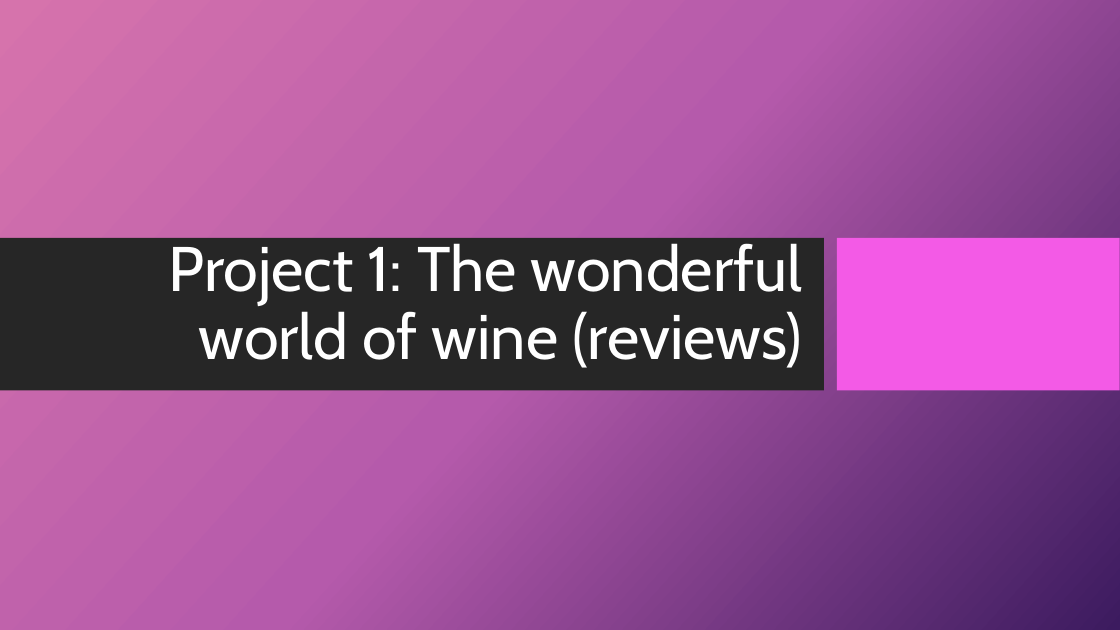
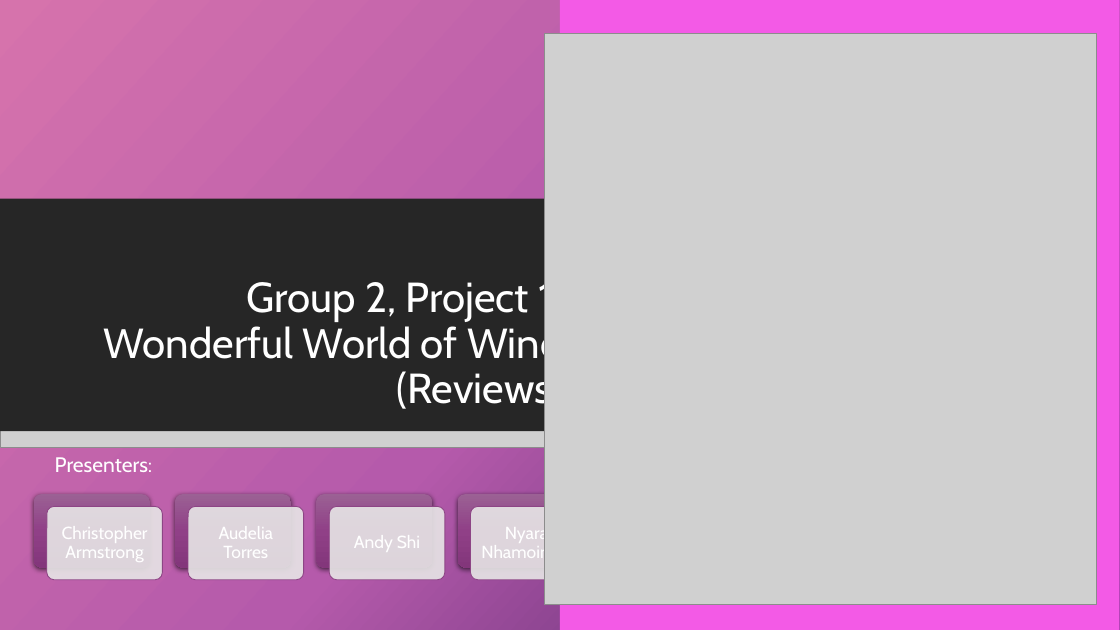
Before and after one commit to 4Reference/Project1, a slide deck: slide 1 of Data Science_Project 1_Group2.pptx. Drawn at 1120x630 pixels with LibreOffice and Linux fonts; fonts in the diff are those of the drawing; grey boxes stand for pictures; background and template pictures are left out. Boxes give left, top, right and bottom in pixels: in the first picture for what was removed or moved away, otherwise in the second. Text is boxed around its words. In the diff, an @@ line names an element or a change of style, - is before the commit and + after.

```diff
--- a/Data Science_Project 1_Group2.pptx
+++ b/Data Science_Project 1_Group2.pptx
@@ rectangle added at (0, 0, 1120, 630), fill gradient #D774AD to #B55CAB to #3E1C5F @@
@@ rectangle added at (560, 0, 1120, 630), fill #F35AE6 @@
@@ picture added at (544, 33, 1096, 604) @@
@@ rectangle added at (618, 59, 1060, 571), fill #FFFFFF @@
@@ rectangle added at (0, 199, 589, 432), fill #262626 @@
@@ title at (104, 277, 562, 413): text changed; size 54 to 36 pt @@
-Project 1: The wonderful world of wine (reviews)
+Group 2, Project 1: Wonderful World of Wine (Reviews)
@@ picture added at (0, 431, 588, 448) @@
@@ text added at (55, 457, 153, 472), 18 pt, text #FFFFFF @@
+Presenters:
@@ group added at (34, 494, 586, 580): 8 rounded rectangles, 4 texts @@
+Christopher Armstrong
+Audelia Torres
+Andy Shi
+Nyarai Nhamoinesu
```
Also in this commit, not shown: 5 other slides changed, 10 slides added, 7 slides removed.
